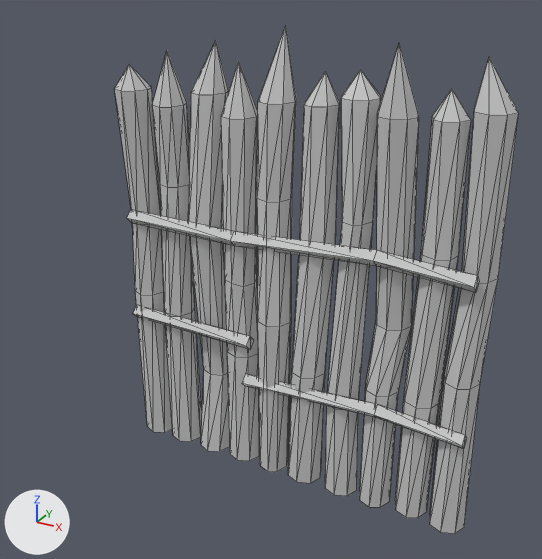
An edit to the FBX model Assets/ModularPieces/Fence/Fence.FBX, drawn before and after from the same camera.
Both versions are drawn from a camera (50 mm lens) standing at (4.21, -4.87, 4.4) and looking at (1.4, 0.23, 1.85). Every picture has the same lights, and +X, +Y and +Z are marked at lower left. Mesh edges are drawn as thin lines.

The first picture shows 'fence'.
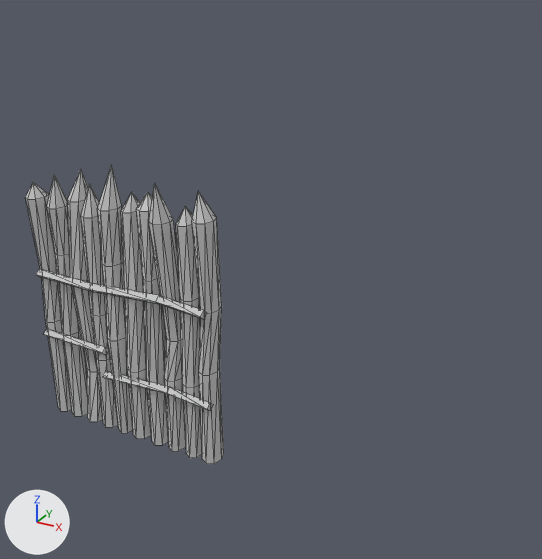
Changed parts and their boxes [x1, y1, x2, y2] in the pictures (542 x 559 px; the box of a moved part takes in the faces that stretch with it):
'fence', reshaped, rescaled (51% narrower, 41% shorter): before [115, 26, 519, 533]; after [25, 165, 224, 464]
part 1 of me_mesh, moved or reshaped: before [127, 209, 479, 293]; after [36, 269, 206, 319]
part 2 of me_mesh, moved or reshaped: before [133, 305, 254, 349]; after [44, 328, 109, 355]
part 3 of me_mesh, moved or reshaped: before [242, 374, 466, 449]; after [102, 371, 212, 411]
part 4 of me_mesh, moved or reshaped: before [115, 64, 172, 432]; after [25, 182, 72, 411]
part 5 of me_mesh, moved or reshaped: before [152, 51, 202, 442]; after [47, 175, 88, 417]
part 6 of me_mesh, moved or reshaped: before [189, 41, 230, 452]; after [67, 170, 103, 422]
part 7 of me_mesh, moved or reshaped: before [221, 62, 260, 461]; after [81, 184, 118, 428]
part 8 of me_mesh, moved or reshaped: before [257, 26, 296, 472]; after [97, 165, 133, 433]
part 9 of me_mesh, moved or reshaped: before [288, 71, 340, 483]; after [121, 192, 151, 439]
part 10 of me_mesh, moved or reshaped: before [325, 70, 381, 496]; after [136, 192, 168, 445]
part 11 of me_mesh, moved or reshaped: before [360, 43, 419, 507]; after [149, 183, 186, 451]
part 12 of me_mesh, moved or reshaped: before [395, 89, 471, 518]; after [176, 207, 202, 458]
part 13 of me_mesh, moved or reshaped: before [430, 57, 519, 533]; after [192, 191, 224, 464]

Diff of the bpy script that builds the scene:
```diff
--- a/Assets/ModularPieces/Fence/Fence.FBX.py
+++ b/Assets/ModularPieces/Fence/Fence.FBX.py
@@ me_mesh @@
 me_mesh.from_pydata(...)  # 366 vertices, 620 faces; spans x 0.0..128.0, y -1.0..18.0, z 0.0..153.0
 # used by ob_fence; location = (0.0, 0.0, 0.0); scale = (0.0254, 0.0254, 0.0254)
+# me_mesh part 1: the loose piece of 16 vertices spanning x 3.0..124.0, y 0.0..5.0, z 85.0..93.0 is scaled about its middle by (1.56, 1.97, 1.76), then moved by (-64.0, -13.0, 67.0)
+# me_mesh part 2: the loose piece of 8 vertices spanning x 3.0..51.0, y 0.0..5.0, z 48.0..54.0 is scaled about its middle by (1.56, 1.97, 1.76), then moved by (-85.0, -13.0, 39.0)
+# me_mesh part 3: the loose piece of 12 vertices spanning x 49.0..126.0, y 0.0..5.0, z 33.0..41.0 is scaled about its middle by (1.56, 1.97, 1.76), then moved by (-51.0, -13.0, 28.0)
+# me_mesh part 4: the loose piece of 33 vertices spanning x 0.0..12.0, y -1.0..14.0, z 0.0..140.0 is scaled about its middle by (1.56, 1.97, 1.76), then moved by (-97.0, -10.0, 53.0)
+# me_mesh part 5: the loose piece of 33 vertices spanning x 13.0..25.0, y 2.0..16.0, z 0.0..144.0 is scaled about its middle by (1.56, 1.97, 1.76), then moved by (-90.0, -7.0, 55.0)
+# me_mesh part 6: the loose piece of 33 vertices spanning x 25.0..38.0, y 2.0..18.0, z 0.0..148.0 is scaled about its middle by (1.56, 1.97, 1.76), then moved by (-82.0, -6.0, 56.0)
+# me_mesh part 7: the loose piece of 33 vertices spanning x 39.0..51.0, y 2.0..14.0, z 0.0..143.0 is scaled about its middle by (1.56, 1.97, 1.76), then moved by (-75.0, -8.0, 54.0)
+# me_mesh part 8: the loose piece of 33 vertices spanning x 52.0..65.0, y -1.0..14.0, z 0.0..153.0 is scaled about its middle by (1.56, 1.97, 1.76), then moved by (-67.0, -9.0, 58.0)
+# me_mesh part 9: the loose piece of 33 vertices spanning x 64.0..78.0, y 1.0..17.0, z 0.0..141.0 is scaled about its middle by (1.56, 1.97, 1.76), then moved by (-60.0, -8.0, 54.0)
+# me_mesh part 10: the loose piece of 33 vertices spanning x 78.0..91.0, y 2.0..15.0, z 0.0..143.0 is scaled about its middle by (1.56, 1.97, 1.76), then moved by (-53.0, -7.0, 54.0)
+# me_mesh part 11: the loose piece of 33 vertices spanning x 91.0..104.0, y -1.0..17.0, z 0.0..152.0 is scaled about its middle by (1.56, 1.97, 1.76), then moved by (-45.0, -9.0, 57.0)
+# me_mesh part 12: the loose piece of 33 vertices spanning x 104.0..117.0, y 2.0..14.0, z 1.0..140.0 is scaled about its middle by (1.56, 1.97, 1.77), then moved by (-38.0, -8.0, 53.0)
+# me_mesh part 13: the loose piece of 33 vertices spanning x 116.0..128.0, y 2.0..16.0, z 0.0..149.0 is scaled about its middle by (1.56, 1.97, 1.76), then moved by (-31.0, -7.0, 56.0)
 me_mesh.materials.append(mat_fence)
@@ ob_fence @@
 ob_fence.location = (0.0, 0.0, 0.0)
-ob_fence.scale = (0.0254, 0.0254, 0.0254)
+ob_fence.scale = (0.01, 0.01, 0.01)
```
